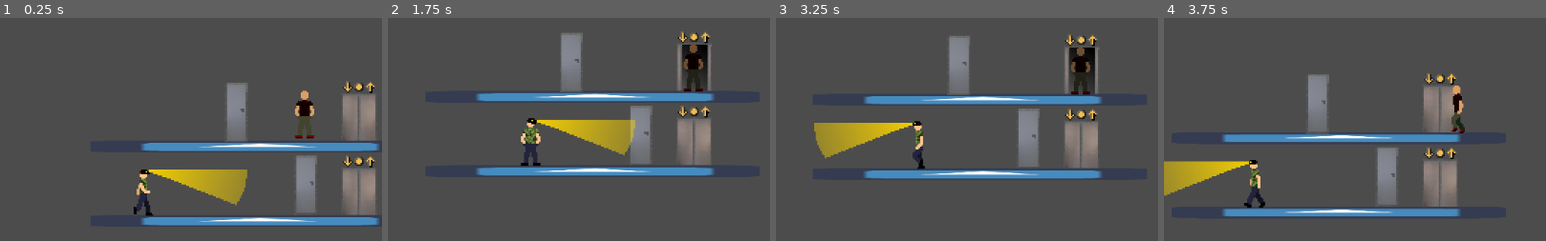
Above: before the commit, frames 1-4 (left to right).
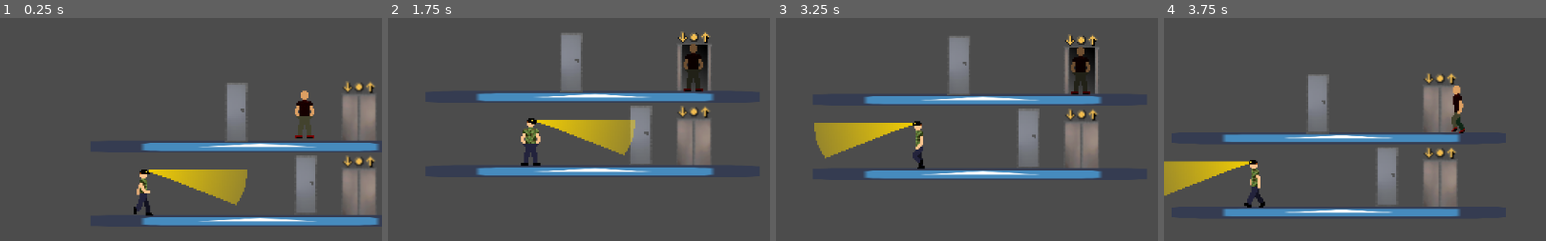
Above: after the commit, the same moments.

Repository: MihkelMK/suitsiidiindiviidid
Game: Godot game, scene res://main/Main.tscn
Two runs of this game, one before a commit and one after it. Both use one fixed random seed, a clock stepped at 60 frames per second and the inputs below. The engine's default icon, where the game draws it, is replaced by a stand-in: a white triangle on a blue panel in a dark square.
Inputs (mouse positions are % of the whole screen's width and height, from its top left):
- Up to frame 1 (0.25 s): no input
- Up to frame 2 (1.75 s): tap Enter (ui_accept) at 0.5, 0.77, 0.8, 1.07, 1.35, 1.52 s; move the mouse to (72, 45) at 0.52 s; hold Right (ui_right) 0.53-1.28 s; hold E 0.53-1.28 s; click (72, 45) at 0.67 s; move the mouse to (30, 55) at 1.27 s; hold Left (ui_left) from 1.28 s (still down); click (30, 55) at 1.42 s; tap E at 1.55 s
- Up to frame 3 (3.25 s): tap Enter (ui_accept) at 1.82, 2.3, 3.02 s; move the mouse to (60, 28) at 2.02 s; release Left (ui_left) at 2.03 s; hold E 2.03-2.78 s; hold Right (ui_right) from 2.03 s (still down); click (60, 28) at 2.17 s; move the mouse to (45, 70) at 2.77 s; tap E at 2.85 s; click (45, 70) at 2.92 s
- Up to frame 4 (3.75 s): tap Enter (ui_accept) at 3.32, 3.6 s; move the mouse to (80, 65) at 3.52 s; release Right (ui_right) at 3.53 s; hold Left (ui_left) from 3.53 s (still down); click (80, 65) at 3.67 s
The pictures show only the part of the screen within x 6-56%, y 14-64%; the shares and areas given below are measured in that part.

The runs differ from the first frame. In frame 1, 0.2% of the frame differs, in the area x 89-98%, y 29-68%; in frame 2, 0.1%; in frame 3, 0.1%; in frame 4, 0.2%, in the area x 68-77%, y 25-64%.

Commit message:
added shooter

Diff:
--- a/src/Player.gd
+++ b/src/Player.gd
@@ -7,6 +7,7 @@
 onready var breakout = preload("res://breakout/Breakout.tscn")
 onready var popup = preload("res://popup/PopupMayham.tscn")
 onready var valvespin = preload("res://valvespin/ValveSpin.tscn")
+onready var shooter = preload("res://shooter/Shooter.tscn")
 
 func _ready():
 	add_to_group("pausedWhenMini")
@@ -67,5 +68,9 @@
 			add_child(popup_instance)
 		"valvespin":
 			var valvespin_instance = valvespin.instance()
-			valvespin_instance.position=Vector2(-position.x-80,-position.y)
+			valvespin_instance.position=Vector2(-position.x,-position.y)
 			add_child(valvespin_instance)
+		"shooter":
+			var shooter_instance = shooter.instance()
+			shooter_instance.position=Vector2(-position.x-100,-position.y-50)
+			add_child(shooter_instance)
--- a/src/main/Main.tscn
+++ b/src/main/Main.tscn
@@ -57,7 +57,7 @@
 
 [node name="Arcade" parent="." instance=ExtResource( 2 )]
 position = Vector2( 363, 210 )
-game = "valvespin"
+game = "shooter"
 
 [node name="Player" parent="." instance=ExtResource( 1 )]
 position = Vector2( 472, 212 )
--- a/src/minigame6/Allveelaev.gd
+++ /dev/null
@@ -1,20 +0,0 @@
-extends StaticBody2D
-
-var important = false
-var importantFirstHit = false
-
-
-func hit():
-	if !important: queue_free()
-
-	elif importantFirstHit:
-		get_parent().stopGame()
-		queue_free()
-		print(get_parent())
-
-	else:
-		get_child(0).region_rect.position.x += 56
-		importantFirstHit = true
-
-func makeImportant():
-	important = true
--- a/src/minigame6/Bullet.tscn
+++ /dev/null
@@ -1,28 +0,0 @@
-[gd_scene load_steps=4 format=2]
-
-[ext_resource path="res://icon.png" type="Texture" id=1]
-
-[sub_resource type="GDScript" id=2]
-script/source = "extends Area2D
-
-var velocity = Vector2.ZERO
-
-func _physics_process(delta):
-	position += velocity * delta
-"
-
-[sub_resource type="RectangleShape2D" id=1]
-extents = Vector2( 26.5, 13 )
-
-[node name="Bullet" type="Node2D"]
-script = SubResource( 2 )
-
-[node name="Area2D" type="Area2D" parent="."]
-
-[node name="Sprite" type="Sprite" parent="Area2D"]
-position = Vector2( 0.499999, -0.5 )
-scale = Vector2( 0.828125, 0.421875 )
-texture = ExtResource( 1 )
-
-[node name="CollisionShape2D" type="CollisionShape2D" parent="Area2D"]
-shape = SubResource( 1 )
--- a/src/minigame6/CD.gd
+++ /dev/null
@@ -1,17 +0,0 @@
-extends Sprite
-
-
-var edasi = true
-
-
-# Called when the node enters the scene tree for the first time.
-func _process(delta):
-	if rotation_degrees < 90:
-		edasi = true
-		rotation_degrees = 90
-	if rotation_degrees <= 270 and edasi:
-		rotation_degrees += 1.5
-	else:
-		rotation_degrees -= 1.5
-		edasi = false
-	#print(rotation_degrees)
--- a/src/minigame6/LendavElement.tscn
+++ /dev/null
@@ -1,18 +0,0 @@
-[gd_scene load_steps=4 format=2]
-
-[ext_resource path="res://icon.png" type="Texture" id=1]
-[ext_resource path="res://minigame6/Allveelaev.gd" type="Script" id=2]
-
-[sub_resource type="RectangleShape2D" id=1]
-extents = Vector2( 59.3281, 25.1875 )
-
-[node name="LendavElement" type="StaticBody2D"]
-script = ExtResource( 2 )
-
-[node name="Allveelaev" type="Sprite" parent="."]
-position = Vector2( 0.500002, 0 )
-scale = Vector2( 1.79688, 0.78125 )
-texture = ExtResource( 1 )
-
-[node name="CollisionShape2D" type="CollisionShape2D" parent="."]
-shape = SubResource( 1 )
--- a/src/minigame6/Main.tscn
+++ /dev/null
@@ -1,15 +0,0 @@
-[gd_scene load_steps=2 format=2]
-
-[sub_resource type="GDScript" id=1]
-script/source = "extends Node
-
-func _on_Player_shoot(Bullet, direction, location):
-	var spawned_bullet = Bullet.instantiate()
-	add_child(spawned_bullet)
-	spawned_bullet.rotation = direction
-	spawned_bullet.position = location
-	spawned_bullet.velocity = spawned_bullet.velocity.rotated(direction)
-"
-
-[node name="Main" type="Node2D"]
-script = SubResource( 1 )
--- a/src/minigame6/Player.tscn
+++ /dev/null
@@ -1,34 +0,0 @@
-[gd_scene load_steps=3 format=2]
-
-[ext_resource path="res://icon.png" type="Texture" id=1]
-
-[sub_resource type="GDScript" id=1]
-script/source = "extends Sprite
-
-signal shoot(bullet, direction, location)
-
-var Bullet = preload(\"res://minigame6/Bullet.tscn\")
-
-func _input(event):
-	if event is InputEventMouseButton:
-		if event.button_index == BUTTON_LEFT and event.pressed:
-			emit_signal(\"shoot\", Bullet, rotation, position)
-
-func _process(delta):
-	look_at(get_global_mouse_position())
-
-
-func _on_Player_shoot(Bullet, direction, location):
-	var spawned_bullet = Bullet.instantiate()
-	add_child(spawned_bullet)
-	spawned_bullet.rotation = direction
-	spawned_bullet.position = location
-	spawned_bullet.velocity = spawned_bullet.velocity.rotated(direction)
-"
-
-[node name="Player" type="Node2D"]
-
-[node name="Sprite" type="Sprite" parent="."]
-position = Vector2( 124, 95 )
-texture = ExtResource( 1 )
-script = SubResource( 1 )
--- a/src/minigame6/Sein.tscn
+++ /dev/null
@@ -1,10 +0,0 @@
-[gd_scene load_steps=2 format=2]
-
-[sub_resource type="RectangleShape2D" id=1]
-extents = Vector2( 238.941, 21.1455 )
-
-[node name="StaticBody2D" type="StaticBody2D"]
-
-[node name="CollisionShape2D" type="CollisionShape2D" parent="."]
-position = Vector2( 203.059, 131 )
-shape = SubResource( 1 )
--- a/src/minigame6/Shooters.tscn
+++ /dev/null
@@ -1,64 +0,0 @@
-[gd_scene load_steps=9 format=2]
-
-[ext_resource path="res://minigame6/shooters.gd" type="Script" id=1]
-[ext_resource path="res://minigame6/CD.gd" type="Script" id=2]
-[ext_resource path="res://icon.png" type="Texture" id=3]
-
-[sub_resource type="RayShape2D" id=5]
-length = 206.227
-
-[sub_resource type="RectangleShape2D" id=1]
-extents = Vector2( 511.75, 7.99999 )
-
-[sub_resource type="RectangleShape2D" id=2]
-extents = Vector2( 511.75, 7.5 )
-
-[sub_resource type="RectangleShape2D" id=3]
-extents = Vector2( 7, 284.5 )
-
-[sub_resource type="RectangleShape2D" id=4]
-extents = Vector2( 7, 284.5 )
-
-[node name="Shooters" type="Node2D"]
-script = ExtResource( 1 )
-
-[node name="Sihik" type="Sprite" parent="."]
-position = Vector2( 520, 585 )
-rotation = 3.14159
-scale = Vector2( 0.234375, 2.08064 )
-texture = ExtResource( 3 )
-centered = false
-script = ExtResource( 2 )
-
-[node name="StaticBody2D" type="StaticBody2D" parent="Sihik"]
-position = Vector2( 34.1333, -2.35947 )
-scale = Vector2( 6, 0.316742 )
-
-[node name="CollisionShape2D" type="CollisionShape2D" parent="Sihik/StaticBody2D"]
-position = Vector2( 0, 3.05176e-05 )
-shape = SubResource( 5 )
-one_way_collision_margin = 1.1
-
-[node name="Sein1" type="StaticBody2D" parent="."]
-
-[node name="CollisionShape2D" type="CollisionShape2D" parent="Sein1"]
-position = Vector2( 512.25, 592 )
-shape = SubResource( 1 )
-
-[node name="Sein2" type="StaticBody2D" parent="."]
-
-[node name="CollisionShape2D" type="CollisionShape2D" parent="Sein2"]
-position = Vector2( 512.25, 7.5 )
-shape = SubResource( 2 )
-
-[node name="Sein3" type="StaticBody2D" parent="."]
-
-[node name="CollisionShape2D" type="CollisionShape2D" parent="Sein3"]
-position = Vector2( 1017, 299.5 )
-shape = SubResource( 3 )
-
-[node name="Sein4" type="StaticBody2D" parent="."]
-
-[node name="CollisionShape2D" type="CollisionShape2D" parent="Sein4"]
-position = Vector2( 7, 299.5 )
-shape = SubResource( 4 )
--- a/src/minigame6/alamkaust/CD.gd
+++ /dev/null
@@ -1,17 +0,0 @@
-#sihiku skript
-extends Sprite
-
-var edasi = true
-
-
-# Called when the node enters the scene tree for the first time.
-func _process(delta):
-	if rotation_degrees < 90:
-		edasi = true
-		rotation_degrees = 90
-	if rotation_degrees <= 270 and edasi:
-		rotation_degrees += 1.5
-	else:
-		rotation_degrees -= 1.5
-		edasi = false
-	#print(rotation_degrees)
--- a/src/minigame6/alamkaust/Sein.tscn
+++ /dev/null
@@ -1,10 +0,0 @@
-[gd_scene load_steps=2 format=2]
-
-[sub_resource type="RectangleShape2D" id=1]
-extents = Vector2( 238.941, 21.1455 )
-
-[node name="StaticBody2D" type="StaticBody2D"]
-
-[node name="CollisionShape2D" type="CollisionShape2D" parent="."]
-position = Vector2( 203.059, 131 )
-shape = SubResource( 1 )
--- a/src/minigame6/alamkaust/Shooters.tscn
+++ /dev/null
@@ -1,64 +0,0 @@
-[gd_scene load_steps=9 format=2]
-
-[ext_resource path="res://icon.png" type="Texture" id=1]
-[ext_resource path="res://minigame6/proovikaust/shooters.gd" type="Script" id=2]
-[ext_resource path="res://minigame6/alamkaust/CD.gd" type="Script" id=3]
-
-[sub_resource type="RayShape2D" id=5]
-length = 206.227
-
-[sub_resource type="RectangleShape2D" id=1]
-extents = Vector2( 511.75, 7.99999 )
-
-[sub_resource type="RectangleShape2D" id=2]
-extents = Vector2( 511.75, 7.5 )
-
-[sub_resource type="RectangleShape2D" id=3]
-extents = Vector2( 7, 284.5 )
-
-[sub_resource type="RectangleShape2D" id=4]
-extents = Vector2( 7, 284.5 )
-
-[node name="Shooters" type="Node2D"]
-script = ExtResource( 2 )
-
-[node name="Sihik" type="Sprite" parent="."]
-position = Vector2( 520, 585 )
-rotation = 3.14159
-scale = Vector2( 0.234375, 2.08064 )
-texture = ExtResource( 1 )
-centered = false
-script = ExtResource( 3 )
-
-[node name="StaticBody2D" type="StaticBody2D" parent="Sihik"]
-position = Vector2( 34.1333, -2.35947 )
-scale = Vector2( 6, 0.316742 )
-
-[node name="CollisionShape2D" type="CollisionShape2D" parent="Sihik/StaticBody2D"]
-position = Vector2( 0, 3.05176e-05 )
-shape = SubResource( 5 )
-one_way_collision_margin = 1.1
-
-[node name="Sein1" type="StaticBody2D" parent="."]
-
-[node name="CollisionShape2D" type="CollisionShape2D" parent="Sein1"]
-position = Vector2( 512.25, 592 )
-shape = SubResource( 1 )
-
-[node name="Sein2" type="StaticBody2D" parent="."]
-
-[node name="CollisionShape2D" type="CollisionShape2D" parent="Sein2"]
-position = Vector2( 512.25, 7.5 )
-shape = SubResource( 2 )
-
-[node name="Sein3" type="StaticBody2D" parent="."]
-
-[node name="CollisionShape2D" type="CollisionShape2D" parent="Sein3"]
-position = Vector2( 1017, 299.5 )
-shape = SubResource( 3 )
-
-[node name="Sein4" type="StaticBody2D" parent="."]
-
-[node name="CollisionShape2D" type="CollisionShape2D" parent="Sein4"]
-position = Vector2( 7, 299.5 )
-shape = SubResource( 4 )
--- a/src/minigame6/bullet.gd
+++ /dev/null
@@ -1,6 +0,0 @@
-extends Area2D
-
-var velocity = Vector2.ZERO
-
-func _physics_process(delta):
-	position += velocity * delta
--- a/src/minigame6/main.gd
+++ /dev/null
@@ -1,8 +0,0 @@
-extends Node
-
-func _on_Player_shoot(Bullet, direction, location):
-	var spawned_bullet = Bullet.instantiate()
-	add_child(spawned_bullet)
-	spawned_bullet.rotation = direction
-	spawned_bullet.position = location
-	spawned_bullet.velocity = spawned_bullet.velocity.rotated(direction)
--- a/src/minigame6/player.gd
+++ /dev/null
@@ -1,21 +0,0 @@
-extends Sprite
-
-signal shoot(bullet, direction, location)
-
-var Bullet = preload("res://minigame6/Bullet.tscn")
-
-func _input(event):
-	if event is InputEventMouseButton:
-		if event.button_index == BUTTON_LEFT and event.pressed:
-			emit_signal("shoot", Bullet, rotation, position)
-
-func _process(delta):
-	look_at(get_global_mouse_position())
-
-
-func _on_Player_shoot(Bullet, direction, location):
-	var spawned_bullet = Bullet.instantiate()
-	add_child(spawned_bullet)
-	spawned_bullet.rotation = direction
-	spawned_bullet.position = location
-	spawned_bullet.velocity = spawned_bullet.velocity.rotated(direction)
--- a/src/minigame6/proovikaust/shooters.gd
+++ /dev/null
@@ -1,49 +0,0 @@
-extends Node2D
-
-export(int) var TEXTURE_VARIATIONS_AMOUNT: int = 3
-export(int) var TEXTURE_WIDTH: int = 57
-var brickCountY: int = 2
-var brickCountX: int = 5
-
-var importantBrickY: int = 0
-var importantBrickX: int = 0
-
-onready var brick = preload("res://minigame6/proovikaust/LendavElement.tscn")
-
-func _input(event):
-   # Mouse in viewport coordinates.
-   if event is InputEventMouseButton:
-	   print("Mouse Click/Unclick at: ", event.position)
-
-func set_bricks():
-	for y in range(brickCountY):
-		for x in range(brickCountX):
-			var brick_instance = brick.instance()
-			var rng = RandomNumberGenerator.new()
-			rng.randomize()
-			#var numx = rng.randi_range(0, 800)
-			#var numy = rng.randi_range(0, 300)
-			#print(numx, numy)
-			brick_instance.position=Vector2(-200 + 100*x,-100 + 160*y)
-			#brick_instance.position=Vector2(numx, numy)
-			if y==importantBrickY && x==importantBrickX:
-				brick_instance.get_child(0).region_rect.position.x = TEXTURE_VARIATIONS_AMOUNT * TEXTURE_WIDTH
-				brick_instance.makeImportant()
-			else:
-				var skips: int = randi() % TEXTURE_VARIATIONS_AMOUNT
-				brick_instance.get_child(0).region_rect.position.x = skips * TEXTURE_WIDTH
-
-			add_child(brick_instance)
-
-func _ready():
-	randomize()
-	importantBrickY = rand_range(0,brickCountY-1)
-	importantBrickX = rand_range(1,brickCountX-1)
-	set_bricks()
-
-func stopGame():
-	$Ball.stopMovement()
-	$Paddle.stopMovement()
-
-func _physics_process(delta):
-	position += Vector2.ZERO * delta
--- a/src/minigame6/proovikaust/Allveelaev.gd
+++ b/src/shooter/Allveelaev.gd
@@ -26,12 +26,14 @@
 
 var i = 0
 
+func _ready():
+	add_to_group("boats")
 
 func _process(delta):
-	if global_position.x <= 100:
+	if global_position.x <= 50:
 		moveRight = true
 		$Allveelaev.flip_h = true
-	elif global_position.x >=900:
+	elif global_position.x >=800:
 		moveRight = false
 		$Allveelaev.flip_h = false
 
--- a/src/minigame6/proovikaust/Bullet.tscn
+++ b/src/shooter/Bullet.tscn
@@ -1,12 +1,14 @@
 [gd_scene load_steps=4 format=2]
 
-[ext_resource path="res://minigame6/art/torpedo.png" type="Texture" id=1]
-[ext_resource path="res://minigame6/proovikaust/Bullet.gd" type="Script" id=2]
+[ext_resource path="res://shooter/art/torpedo.png" type="Texture" id=1]
+[ext_resource path="res://shooter/Bullet.gd" type="Script" id=2]
 
 [sub_resource type="RectangleShape2D" id=1]
 extents = Vector2( 3, 3 )
 
 [node name="KinematicBody2D" type="KinematicBody2D"]
+collision_layer = 2048
+collision_mask = 2048
 script = ExtResource( 2 )
 
 [node name="CollisionShape2D" type="CollisionShape2D" parent="."]
--- a/src/minigame6/proovikaust/LendavElement.tscn
+++ b/src/shooter/LendavElement.tscn
@@ -1,12 +1,14 @@
 [gd_scene load_steps=4 format=2]
 
-[ext_resource path="res://minigame6/art/enemy.png" type="Texture" id=1]
-[ext_resource path="res://minigame6/proovikaust/Allveelaev.gd" type="Script" id=2]
+[ext_resource path="res://shooter/art/enemy.png" type="Texture" id=1]
+[ext_resource path="res://shooter/Allveelaev.gd" type="Script" id=2]
 
 [sub_resource type="RectangleShape2D" id=1]
 extents = Vector2( 14.164, 10.5938 )
 
 [node name="LendavElement" type="Area2D"]
+collision_layer = 2048
+collision_mask = 2048
 script = ExtResource( 2 )
 
 [node name="Allveelaev" type="Sprite" parent="."]
--- a/src/minigame6/proovikaust/Player.gd
+++ b/src/shooter/Player.gd
@@ -1,13 +1,12 @@
 extends KinematicBody2D
 
-const bulletPath = preload('res://minigame6/proovikaust/Bullet.tscn')
+const bulletPath = preload('res://shooter/Bullet.tscn')
 
 func _ready():
 	pass
 
 func _process(delta):
 	if Input.is_action_just_pressed("ui_accept"):
-		print("shooting")
 		shoot()
 	$Node2D.look_at(get_global_mouse_position())
 
@@ -15,5 +14,5 @@
 	var bullet = bulletPath.instance()
 
 	get_parent().add_child(bullet)
-	bullet.position = $Node2D/Position2D.global_position
+	bullet.position = Vector2($Node2D/Position2D.global_position.x+50, $Node2D/Position2D.global_position.y+50)
 	bullet.velocity = get_global_mouse_position() - bullet.position
--- a/src/minigame6/proovikaust/Main.tscn
+++ b/src/shooter/Shooter.tscn
@@ -1,12 +1,9 @@
-[gd_scene load_steps=7 format=2]
+[gd_scene load_steps=6 format=2]
 
-[ext_resource path="res://minigame6/proovikaust/Player.gd" type="Script" id=1]
-[ext_resource path="res://minigame6/art/submarine.png" type="Texture" id=2]
-[ext_resource path="res://minigame6/proovikaust/shooters.gd" type="Script" id=3]
-[ext_resource path="res://minigame6/art/backgroud.png" type="Texture" id=4]
-
-[sub_resource type="CanvasItemMaterial" id=2]
-blend_mode = 3
+[ext_resource path="res://shooter/Player.gd" type="Script" id=1]
+[ext_resource path="res://shooter/art/submarine.png" type="Texture" id=2]
+[ext_resource path="res://shooter/shooters.gd" type="Script" id=3]
+[ext_resource path="res://shooter/art/backgroud.png" type="Texture" id=4]
 
 [sub_resource type="RectangleShape2D" id=1]
 
@@ -14,12 +11,14 @@
 script = ExtResource( 3 )
 
 [node name="Backgroud" type="Sprite" parent="."]
-material = SubResource( 2 )
-position = Vector2( 1.90735e-06, -1.42109e-14 )
+position = Vector2( 517, 300 )
 scale = Vector2( 20.5, 20.5 )
 texture = ExtResource( 4 )
 
 [node name="KinematicBody2D" type="KinematicBody2D" parent="."]
+position = Vector2( 520, 304 )
+collision_layer = 0
+collision_mask = 0
 script = ExtResource( 1 )
 
 [node name="CollisionShape2D" type="CollisionShape2D" parent="KinematicBody2D"]
@@ -32,6 +31,3 @@
 
 [node name="Position2D" type="Position2D" parent="KinematicBody2D/Node2D"]
 position = Vector2( 26, 0 )
-
-[node name="Camera2D" type="Camera2D" parent="."]
-current = true
--- a/src/minigame6/shooters.gd
+++ b/src/shooter/shooters.gd
@@ -2,13 +2,19 @@
 
 export(int) var TEXTURE_VARIATIONS_AMOUNT: int = 3
 export(int) var TEXTURE_WIDTH: int = 57
+var boatCount: int
 var brickCountY: int = 2
 var brickCountX: int = 5
 
 var importantBrickY: int = 0
 var importantBrickX: int = 0
+onready var brick = preload("res://shooter/LendavElement.tscn")
 
-onready var brick = preload("res://minigame6/LendavElement.tscn")
+func _input(event):
+
+   # Mouse in viewport coordinates.
+   if event is InputEventMouseButton:
+	   print("Mouse Click/Unclick at: ", event.position)
 
 func set_bricks():
 	for y in range(brickCountY):
@@ -16,11 +22,11 @@
 			var brick_instance = brick.instance()
 			var rng = RandomNumberGenerator.new()
 			rng.randomize()
-			var numx = rng.randi_range(50, 800)
-			var numy = rng.randi_range(70, 450)
-			print(numx, numy)
-			#brick_instance.position=Vector2(135+100*x,70+160*y)
-			brick_instance.position=Vector2(numx, numy)
+			#var numx = rng.randi_range(0, 800)
+			#var numy = rng.randi_range(0, 300)
+			#print(numx, numy)
+			brick_instance.position=Vector2(400+100*x,220+160*y)
+			#brick_instance.position=Vector2(numx, numy)
 			if y==importantBrickY && x==importantBrickX:
 				brick_instance.get_child(0).region_rect.position.x = TEXTURE_VARIATIONS_AMOUNT * TEXTURE_WIDTH
 				brick_instance.makeImportant()
@@ -39,3 +45,12 @@
 func stopGame():
 	$Ball.stopMovement()
 	$Paddle.stopMovement()
+
+func _physics_process(delta):
+	position += Vector2.ZERO * delta
+
+	boatCount = get_tree().get_nodes_in_group("boats").size()
+
+	if boatCount == 0:
+		$"../../../Main".exitMini()
+		queue_free()
--- a/src/valvespin/ValveSpin.tscn
+++ b/src/valvespin/ValveSpin.tscn
@@ -20,6 +20,8 @@
 radius = 32.0625
 
 [node name="ValveSpin" type="Node2D"]
+position = Vector2( 74, 32 )
+scale = Vector2( 0.866592, 0.866592 )
 script = ExtResource( 5 )
 
 [node name="Sprite" type="Sprite" parent="."]
@@ -54,6 +56,8 @@
 uppercase = true
 
 [node name="Area2D" type="Area2D" parent="Valve"]
+collision_layer = 1024
+collision_mask = 1024
 
 [node name="CollisionShape2D" type="CollisionShape2D" parent="Valve/Area2D"]
 shape = SubResource( 1 )
Renamed: src/minigame6/proovikaust/Bullet.gd -> src/shooter/Bullet.gd
Renamed: src/minigame6/art/backgroud.png -> src/shooter/art/backgroud.png
Not shown, changed: src/shooter/art/backgroud.png.import
Renamed: src/minigame6/art/enemy.png -> src/shooter/art/enemy.png
Not shown, changed: src/shooter/art/enemy.png.import
Renamed: src/minigame6/art/submarine.png -> src/shooter/art/submarine.png
Not shown, changed: src/shooter/art/submarine.png.import
Renamed: src/minigame6/art/torpedo.png -> src/shooter/art/torpedo.png
Not shown, changed: src/shooter/art/torpedo.png.import
Not shown: 1 places in src/valvespin/ValveSpin.tscn that only renumber resources
